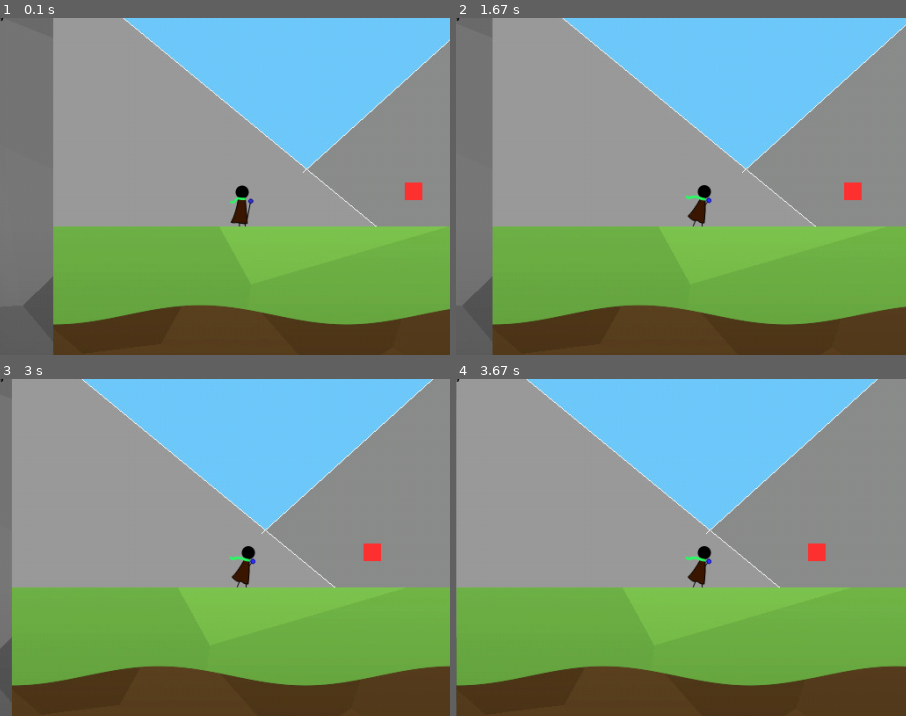
Above: before the commit, frames 1-4 (two rows, left to right).
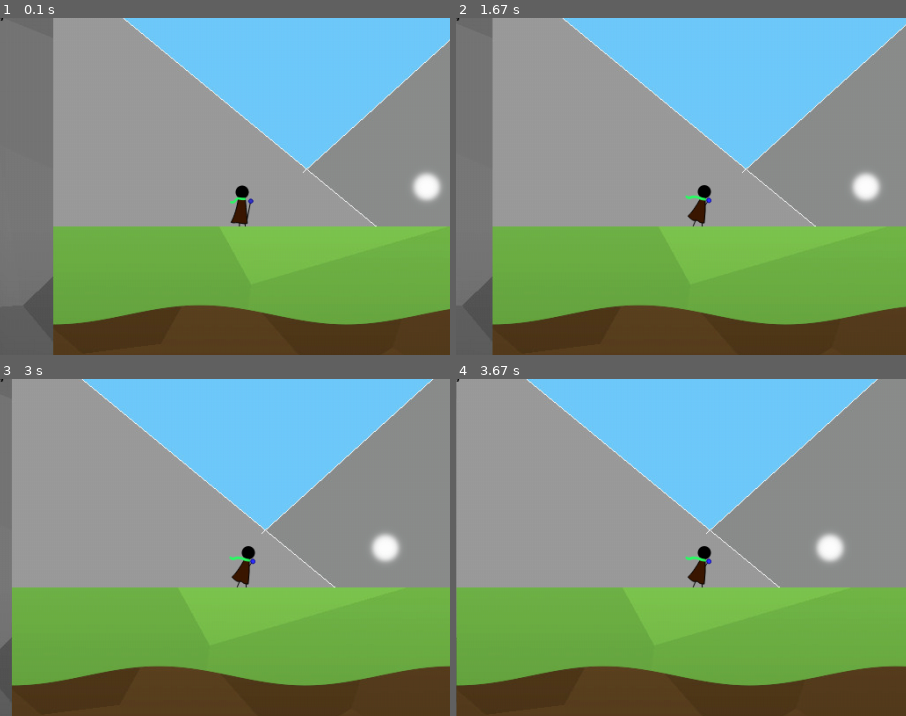
Above: after the commit, the same moments.

Repository: icanwalkonwater/sb-gamejam-pygame
Game: pygame game, started from src/main.py
The game is run twice, just before and just after one commit, with the same random seed, the same clock (stepped at 60 frames per second) and the same inputs.
Inputs:
- Up to frame 1 (0.1 s): no input
- Up to frame 2 (1.67 s): tap D at 0.33, 0.67, 1.07, 1.37, 1.57 s
- Up to frame 3 (3 s): tap D at 1.9, 2.2, 2.4, 2.7, 2.97 s
- Up to frame 4 (3.67 s): tap D at 3.3, 3.6 s
The pictures show only the part of the screen within x 25-75%, y 26-76%; the shares and areas given below are measured in that part.

The runs differ from the first frame. In frame 1, 0.6% of the frame differs, in the area x 89-99%, y 45-55%; in frame 2, 0.6%; in frame 3, 0.6%, in the area x 80-90%, y 45-55%; in frame 4, 0.6%.

Commit message:
feature-orb-img: add img (#18)

Diff:
--- a/levels/level_1_tutorial.xml
+++ b/levels/level_1_tutorial.xml
@@ -42,10 +42,10 @@
             <!--transform x="4250" y="800"/-->
         </player>
         <orb-tornado>
-            <transform x="900" y="950"/>
+            <transform x="900" y="930"/>
         </orb-tornado>
         <orb-tornado>
-            <transform x="4550" y="950"/>
+            <transform x="4550" y="930"/>
         </orb-tornado>
         <wind-area width="200" height="1250" direction="up" force="10">
             <transform x="2500" y="450"/>
--- a/levels/level_2_tutorial.xml
+++ b/levels/level_2_tutorial.xml
@@ -35,13 +35,13 @@
             <transform x="650" y="950"/>
         </player>
         <orb-gust>
-            <transform x="900" y="950"/>
+            <transform x="900" y="930"/>
         </orb-gust>
         <orb-gust>
-            <transform x="2800" y="1000"/>
+            <transform x="2800" y="980"/>
         </orb-gust>
         <orb-slam>
-            <transform x="850" y="1500"/>
+            <transform x="850" y="1480"/>
         </orb-slam>
         <enemy-ranged>
             <transform x="950" y="1500"/>
--- a/levels/level_3.xml
+++ b/levels/level_3.xml
@@ -60,7 +60,7 @@
             <transform x="50" y="400"/>
         </player>
         <wind-area width="100" height="400" force="7" direction="up">
-            <transform x="1100" y="300"/>
+            <transform x="1100" y="300"/>d
         </wind-area>
     </dynamics>
     <ui>
--- a/src/game_objects/entities/orb.py
+++ b/src/game_objects/entities/orb.py
@@ -4,6 +4,7 @@
 from game_objects.entities.player import Player
 from game_objects.game_object import GameObject
 from game_objects.physics import RigidPhysicsAwareGameObject
+from ressource_management import ResourceManagement
 from scene import Scene
 from scene_management import SceneManagement
 from ui.information_banner import InformationBanner
@@ -11,8 +12,7 @@
 
 class OrbTornado(RigidPhysicsAwareGameObject):
     def __init__(self):
-        sprite: Surface = Surface((20, 20))
-        sprite.fill((255, 50, 50))
+        sprite: Surface = ResourceManagement.get_image('orb_jump.png')
         RigidPhysicsAwareGameObject.__init__(self, sprite, 0)
 
     def start(self, scene: Scene):
@@ -32,8 +32,7 @@
 
 class OrbGust(RigidPhysicsAwareGameObject):
     def __init__(self):
-        sprite: Surface = Surface((20, 20))
-        sprite.fill((50, 255, 50))
+        sprite: Surface = ResourceManagement.get_image('orb_gust.png')
         RigidPhysicsAwareGameObject.__init__(self, sprite, 0)
 
     def start(self, scene: Scene):
@@ -50,8 +49,7 @@
 class OrbSlam(RigidPhysicsAwareGameObject):
 
     def __init__(self):
-        sprite: Surface = Surface((20, 20))
-        sprite.fill((50, 50, 255))
+        sprite: Surface = ResourceManagement.get_image('orb_slam.png')
         RigidPhysicsAwareGameObject.__init__(self, sprite, 0)
 
     def start(self, scene: Scene):
Binary file added: assets/orb_gust.png
Binary file added: assets/orb_jump.png
Binary file added: assets/orb_slam.png
